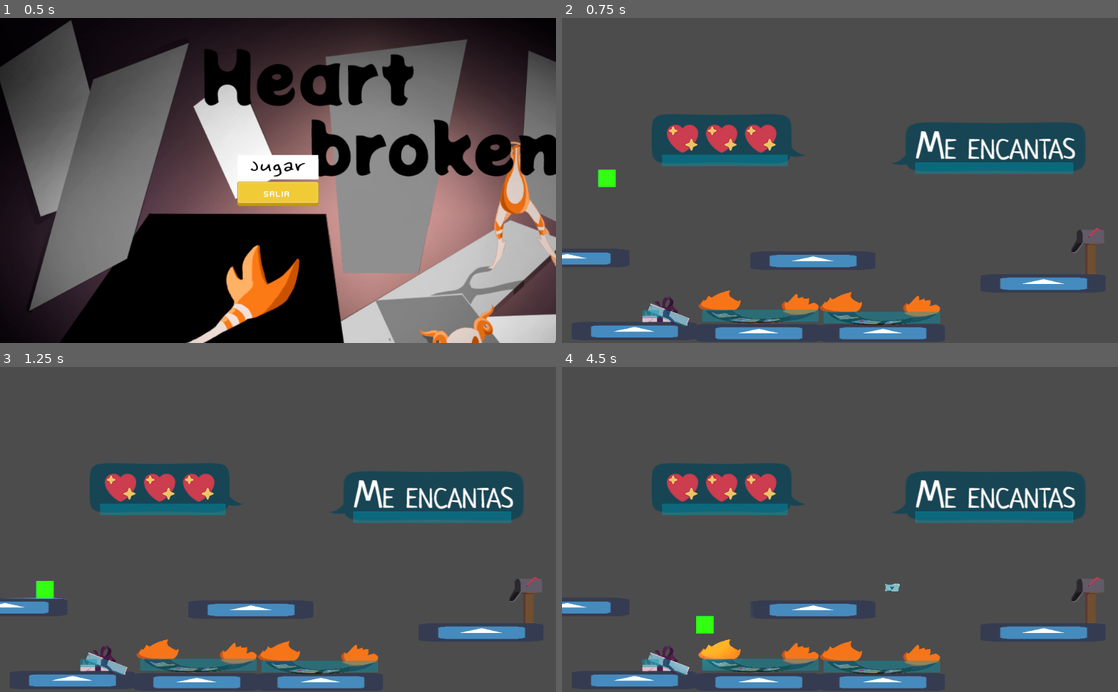
Above: before the commit, frames 1-4 (two rows, left to right).
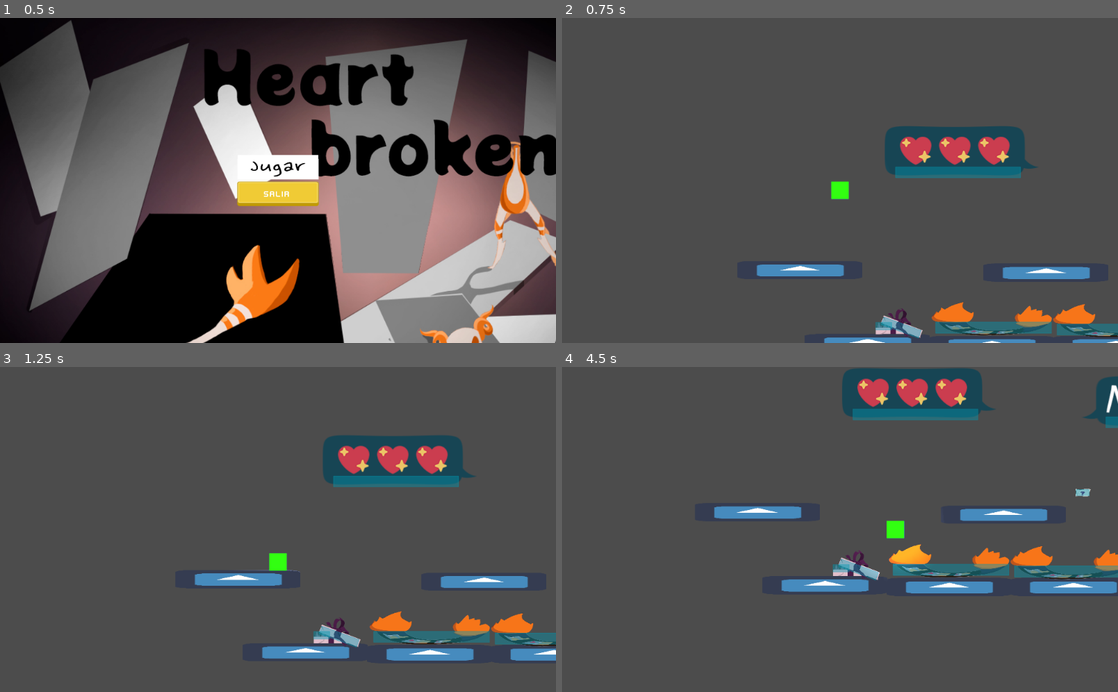
Above: after the commit, the same moments.

Repository: santyarellano/Shattered
Game: Godot game, scene res://Niveles/menuPrincipal.tscn
The game is run twice, just before and just after one commit, with the same random seed, the same clock (stepped at 60 frames per second) and the same inputs. The project has no main scene, so this scene is started directly. The engine's default icon, where the game draws it, is replaced by a stand-in: a white triangle on a blue panel in a dark square.
Inputs (mouse positions are in pixels of both pictures, inside the frame that each line leads up to):
- Up to frame 1 (0.5 s): no input
- Up to frame 2 (0.75 s): click (840, 167) at 0.5 s
- Up to frame 3 (1.25 s): no input
- Up to frame 4 (4.5 s): hold Right (ui_right) 1.28-2.78 s; tap Space (ui_select) at 1.52, 2.27, 3.77 s; hold Left (ui_left) 2.78-3.53 s; hold Right (ui_right) from 3.53 s (still down)

Frame 1 is identical in both runs. In frame 2, 19% of the frame differs, in the area x 0-100%, y 29-100%; in frame 3, 23%; in frame 4, 25%, in the area x 0-100%, y 0-99%.

Commit message:
Adicion de camara
Falta definir los limites laterales

Diff:
--- a/Obj/Player/Player.tscn
+++ b/Obj/Player/Player.tscn
@@ -23,3 +23,11 @@
 offset = Vector2( 20, 0 )
 shadow_enabled = true
 shadow_item_cull_mask = 3
+
+[node name="Camera2D" type="Camera2D" parent="."]
+scale = Vector2( 1e-05, 1e-05 )
+current = true
+limit_bottom = 1000
+drag_margin_h_enabled = true
+drag_margin_v_enabled = true
+editor_draw_limits = true
